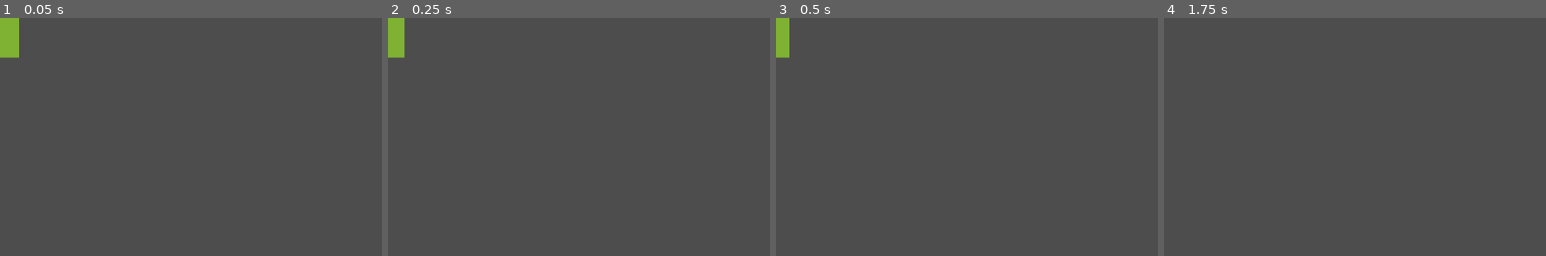
Above: before the commit, frames 1-4 (left to right).
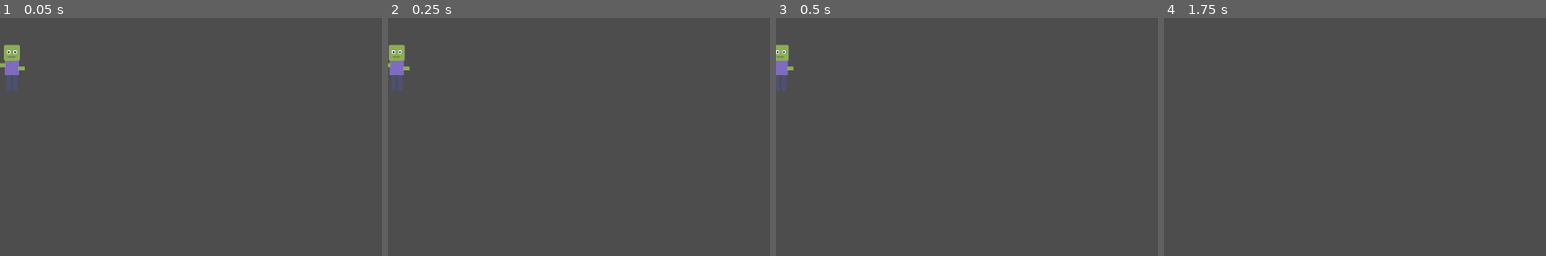
Above: after the commit, the same moments.

Repository: turnaround02/plants-vs-zombies
Game: Godot game, scene res://Zombie.tscn
The game is run twice, just before and just after one commit, with the same random seed, the same clock (stepped at 60 frames per second) and the same inputs. This scene is started directly instead of the project's main scene.
Inputs (mouse positions are % of the whole screen's width and height, from its top left):
- Up to frame 1 (0.05 s): no input
- Up to frame 2 (0.25 s): no input
- Up to frame 3 (0.5 s): no input
- Up to frame 4 (1.75 s): tap Enter at 0.5 s; move the mouse to (72, 40) at 0.52 s; tap P at 0.6, 1.55 s; click (72, 40) at 0.67 s; tap Space at 0.77, 0.8, 1.07, 1.25, 1.35, 1.52 s; move the mouse to (30, 49) at 1.27 s; click (30, 49) at 1.42 s
The pictures show only the part of the screen within x 0-50%, y 0-50%; the shares and areas given below are measured in that part.
In our replay, the window is 799x449 before the commit and 800x500 after it. These sizes can differ from the game's own. Grey fills any space a smaller window leaves; there, only what the larger window draws over its background counts as a difference.

The runs differ from the first frame. In frame 1, 1.3% of the frame differs, in the area x 0-7%, y 0-31%; in frame 2, 1.2%; in frame 3, 1.0%; in frame 4, only the window size differs.

Commit message:
fix(godot): 修复 5 个不可玩 bug（窗口/阳光/空格/按钮重叠/僵尸贴图）
根因是 project.godot 缺少 [display] 段，窗口默认 1152x648 与游戏逻辑硬编码 960x600 不符，导致 UI 坐标错位、鼠标拾取失效。

- project.godot: 新增 [display] 段，viewport 960x600 + stretch/keep
- HUD.tscn: ShovelButton/PauseButton 设 offset_right 消除重叠
- Main.gd: 空格键取消选中 + _try_collect_sun 阳光点击兜底
- PlantBar.gd/PlantCard.gd: deselect_all 与选中高亮样式
- Zombie.gd/Zombie.tscn: 重写占位贴图为 32x64 像素角色(按类型头饰) + pivot 到脚部

Diff:
--- a/godot_project/HUD.tscn
+++ b/godot_project/HUD.tscn
@@ -36,15 +36,17 @@
 [node name="ShovelButton" type="Button" parent="."]
 anchor_left = 1.0
 anchor_right = 1.0
-offset_left = -120
-offset_top = 10
+offset_left = -120.0
+offset_top = 10.0
+offset_right = -10.0
 text = "铲子 🪏"
 
 [node name="PauseButton" type="Button" parent="."]
 anchor_left = 1.0
 anchor_right = 1.0
-offset_left = -240
-offset_top = 10
+offset_left = -240.0
+offset_top = 10.0
+offset_right = -130.0
 text = "暂停 ⏸"
 
 [node name="PauseLabel" type="Label" parent="."]
--- a/godot_project/Main.gd
+++ b/godot_project/Main.gd
@@ -167,6 +167,21 @@
 	sun += amount
 	emit_signal("sun_changed", sun)
 
+## 阳光收集兜底：点击位置附近（半径 40px）找最近的阳光直接拾取
+func _try_collect_sun(click_pos: Vector2) -> void:
+	var suns = get_tree().get_nodes_in_group("suns")
+	var best: Node = null
+	var best_d: float = 40.0 * 40.0
+	for s in suns:
+		if s == null or not is_instance_valid(s):
+			continue
+		var d2: float = s.position.distance_squared_to(click_pos)
+		if d2 < best_d:
+			best_d = d2
+			best = s
+	if best != null and best.has_method("collect"):
+		best.collect()
+
 func _unhandled_input(event: InputEvent) -> void:
 	if not game_started:
 		return
@@ -174,6 +189,12 @@
 	if event is InputEventKey and event.pressed and not event.echo:
 		if event.keycode == KEY_ESCAPE or event.keycode == KEY_P:
 			_toggle_pause()
+			return
+		if event.keycode == KEY_SPACE and selected_plant_type != "":
+			selected_plant_type = ""
+			if plant_bar:
+				plant_bar.deselect_all()
+			print("Selection cancelled (Space)")
 			return
 		if event.keycode == KEY_1 and shovel_mode:
 			shovel_mode = false
@@ -199,14 +220,16 @@
 		if event.button_index != MOUSE_BUTTON_LEFT:
 			return
 		# handle left button
-	if event is InputEventMouseButton and event.pressed and event.button_index == MOUSE_BUTTON_LEFT:
-		var _im2 = get_node_or_null("/root/InputManager")
-		var world_pos: Vector2 = _im2.get_mouse_position() if _im2 else Vector2.ZERO
-		print("Left click at world:", world_pos)
-		if selected_plant_type != "" and grid:
-			var grid_coord: Vector2 = grid.world_to_grid(world_pos)
-			if grid_coord.x >= 0 and grid_coord.y >= 0:
-				_try_place_plant(grid_coord.x, grid_coord.y)
+		# 阳光收集兜底：查找半径 40px 内最近的阳光，直接拾取
+		var _im3 = get_node_or_null("/root/InputManager")
+		var _wp: Vector2 = _im3.get_mouse_position() if _im3 else Vector2.ZERO
+		_try_collect_sun(_wp)
+		if event is InputEventMouseButton and event.pressed and event.button_index == MOUSE_BUTTON_LEFT:
+			var world_pos: Vector2 = _wp
+			if selected_plant_type != "" and grid:
+				var grid_coord: Vector2 = grid.world_to_grid(world_pos)
+				if grid_coord.x >= 0 and grid_coord.y >= 0:
+					_try_place_plant(grid_coord.x, grid_coord.y)
 
 func _try_place_plant(x: int, y: int) -> void:
 	var key: String = str(x) + "," + str(y)
--- a/godot_project/PlantBar.gd
+++ b/godot_project/PlantBar.gd
@@ -23,6 +23,13 @@
 func _on_card_selected(type_name: String) -> void:
     emit_signal("plant_selected", type_name)
 
+## 清除卡片上的选中高亮（取消选择时调用）
+func deselect_all() -> void:
+    var hbox = $HBoxContainer
+    for child in hbox.get_children():
+        if child.has_method("clear_highlight"):
+            child.clear_highlight()
+
 func update_affordability(current_sun: int) -> void:
     var hbox = $HBoxContainer
     for child in hbox.get_children():
--- a/godot_project/PlantCard.gd
+++ b/godot_project/PlantCard.gd
@@ -32,3 +32,18 @@
 
 func _on_pressed() -> void:
     emit_signal("card_selected", plant_type_name)
+    highlight()
+
+func highlight() -> void:
+    add_theme_stylebox_override("normal", _build_style(Color(0.35, 0.55, 0.25, 1)))
+    add_theme_stylebox_override("hover", _build_style(Color(0.4, 0.62, 0.28, 1)))
+
+func clear_highlight() -> void:
+    add_theme_stylebox_override("normal", _build_style(Color(0.16, 0.2, 0.14, 1)))
+    add_theme_stylebox_override("hover", _build_style(Color(0.22, 0.28, 0.19, 1)))
+
+func _build_style(bg: Color) -> StyleBoxFlat:
+    var sb := StyleBoxFlat.new()
+    sb.bg_color = bg
+    sb.set_corner_radius_all(6)
+    return sb
--- a/godot_project/Zombie.gd
+++ b/godot_project/Zombie.gd
@@ -45,11 +45,114 @@
     attack_damage = t.get("damage", attack_damage)
     score = t.get("score", 0)
 
+## 程序化绘制僵尸（头/眼/嘴/身体/手臂/腿 + 头饰区分类型），避免绿色方块
 func _make_placeholder() -> void:
-    var img := Image.create(30, 60, false, Image.FORMAT_RGBA8)
-    img.fill(Color(0.5, 0.7, 0.2, 1.0))  # green blob
-    _sprite.texture = ImageTexture.create_from_image(img)
-    _sprite.offset = Vector2(15, 30)
+    var W := 32
+    var H := 64
+    var img := Image.create(W, H, false, Image.FORMAT_RGBA8)
+    var skin := Color(0.55, 0.68, 0.35)
+    var skin_dark := Color(0.45, 0.56, 0.28)
+    var shirt := Color(0.5, 0.42, 0.75)
+    var pants := Color(0.3, 0.32, 0.45)
+    var black := Color(0.1, 0.1, 0.1)
+
+    # 头（圆角块）
+    _fill_rounded(img, 6, 2, 20, 20, 4, skin)
+    # 眼睛
+    _rect(img, 10, 9, 4, 4, Color.WHITE)
+    _rect(img, 18, 9, 4, 4, Color.WHITE)
+    _rect(img, 11, 10, 2, 2, black)
+    _rect(img, 19, 10, 2, 2, black)
+    # 嘴
+    _rect(img, 11, 16, 9, 2, skin_dark)
+    # 身体
+    _rect(img, 7, 22, 18, 18, shirt)
+    # 手臂（前伸）
+    _rect(img, 1, 25, 7, 5, skin)
+    _rect(img, 24, 29, 8, 5, skin)
+    # 腿
+    _rect(img, 9, 40, 6, 20, pants)
+    _rect(img, 17, 40, 6, 20, pants)
+
+    # 头饰按类型区分
+    match type_id:
+        "cone":
+            # 路锥（三角形）
+            var tri := _tri_points(16, 2, 6, 24, 26, 22)
+            for p in tri:
+                var pv: Vector2 = p
+                _rect(img, int(pv.x), int(pv.y), 1, 1, Color(0.95, 0.55, 0.1))
+        "bucket":
+            # 铁桶
+            _fill_rounded(img, 5, 0, 22, 14, 3, Color(0.6, 0.62, 0.68))
+            _rect(img, 5, 5, 22, 3, Color(0.45, 0.47, 0.52))
+        "runner":
+            # 红色头巾
+            _rect(img, 5, 6, 22, 6, Color(0.8, 0.2, 0.2))
+        "pole_vault":
+            # 撑杆
+            _rect(img, 29, 0, 3, 62, Color(0.7, 0.5, 0.25))
+            _rect(img, 26, 2, 8, 4, Color(0.7, 0.5, 0.25))
+        "newspaper":
+            # 报纸（胸前白纸）
+            _rect(img, 9, 24, 14, 12, Color(0.92, 0.9, 0.85))
+            _rect(img, 10, 26, 12, 1, Color(0.5, 0.5, 0.5))
+            _rect(img, 10, 29, 12, 1, Color(0.5, 0.5, 0.5))
+            _rect(img, 10, 32, 12, 1, Color(0.5, 0.5, 0.5))
+
+    var tex := ImageTexture.create_from_image(img)
+    _sprite.texture = tex
+    _sprite.offset = Vector2(W / 2, H)
+
+## --- 像素绘制辅助 ---
+func _rect(img: Image, x: int, y: int, w: int, h: int, col: Color) -> void:
+    for py in range(y, y + h):
+        if py < 0 or py >= img.get_height():
+            continue
+        for px in range(x, x + w):
+            if px < 0 or px >= img.get_width():
+                continue
+            img.set_pixel(px, py, col)
+
+func _fill_rounded(img: Image, x: int, y: int, w: int, h: int, r: int, col: Color) -> void:
+    for py in range(y, y + h):
+        for px in range(x, x + w):
+            if px < 0 or py < 0 or px >= img.get_width() or py >= img.get_height():
+                continue
+            # 圆角判断
+            var cdx := 0.0
+            var cdy := 0.0
+            var corner := 0
+            if px < x + r and py < y + r:
+                corner = 1
+                cdx = px - (x + r - 1)
+                cdy = py - (y + r - 1)
+            elif px >= x + w - r and py < y + r:
+                corner = 2
+                cdx = px - (x + w - r)
+                cdy = py - (y + r - 1)
+            elif px < x + r and py >= y + h - r:
+                corner = 3
+                cdx = px - (x + r - 1)
+                cdy = py - (y + h - r)
+            elif px >= x + w - r and py >= y + h - r:
+                corner = 4
+                cdx = px - (x + w - r)
+                cdy = py - (y + h - r)
+            if corner != 0:
+                var d := Vector2(cdx, cdy).length()
+                if d > float(r):
+                    continue
+            img.set_pixel(px, py, col)
+
+func _tri_points(ax: int, ay: int, bx: int, by: int, cx: int, cy: int) -> Array:
+    var pts: Array = []
+    for py in range(ay, cy + 1):
+        var lft := int(lerpf(float(ax), float(bx), float(py - ay) / maxf(1.0, float(by - ay))))
+        var rgt := int(lerpf(float(ax), float(cx), float(py - ay) / maxf(1.0, float(cy - ay))))
+        for px in range(minf(float(lft), float(rgt)), maxf(float(lft), float(rgt)) + 1):
+            pts.append(Vector2(px, py))
+    return pts
 
 func _process(delta: float) -> void:
     # Death animation - fade out and rotate
--- a/godot_project/Zombie.tscn
+++ b/godot_project/Zombie.tscn
@@ -6,4 +6,7 @@
 script = ExtResource( 1 )
 
 [node name="Sprite" type="Sprite2D" parent="."]
+
+
 position = Vector2(0, 0)
+pivot_offset = Vector2(16, 64)
--- a/godot_project/project.godot
+++ b/godot_project/project.godot
@@ -14,6 +14,13 @@
 run/main_scene="res://Main.tscn"
 config/features=PackedStringArray("4.7")
 
+[display]
+
+window/size/viewport_width=960
+window/size/viewport_height=600
+window/stretch/mode="viewport"
+window/stretch/aspect="keep"
+
 [autoload]
 
 InputManager="res://InputManager.gd"
